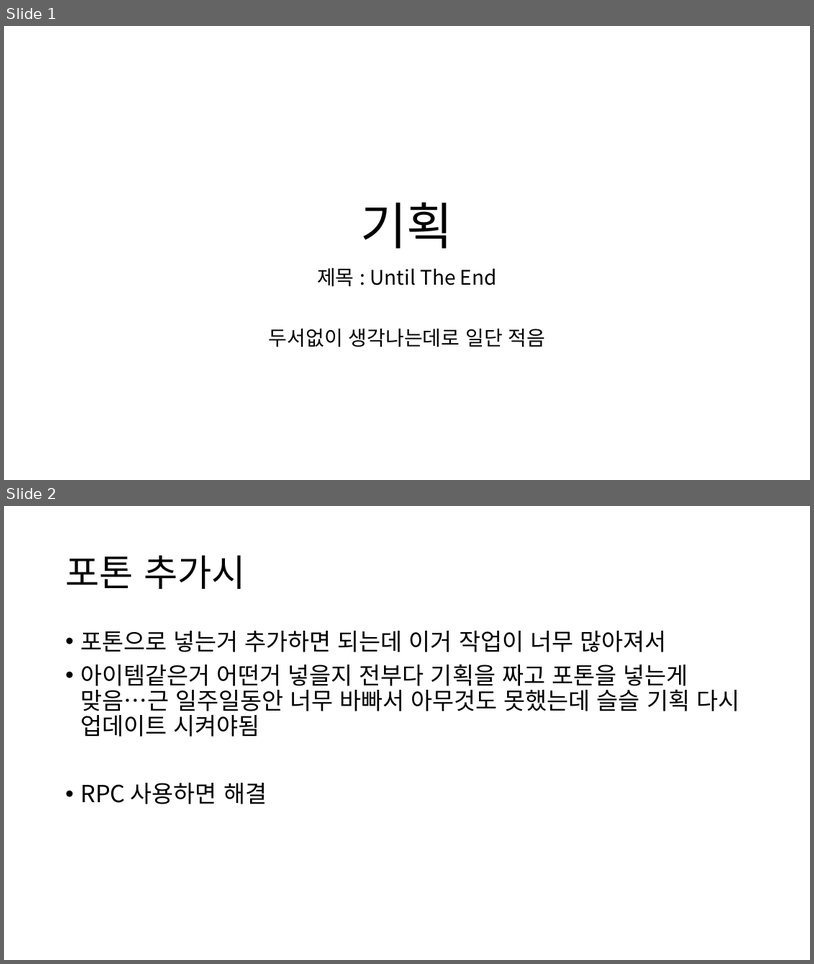
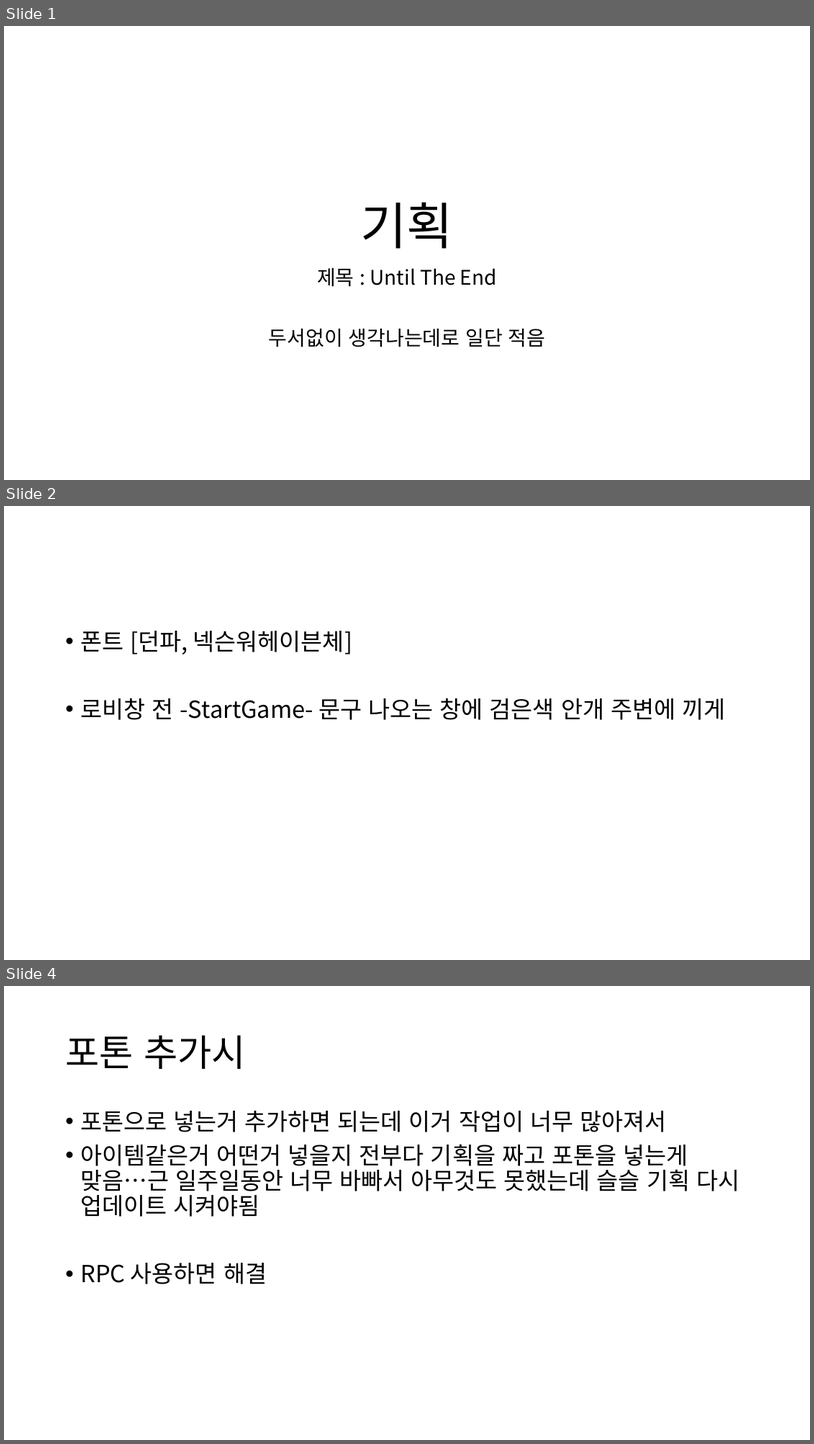
Before and after one commit to ksy642/MyPrototype, a slide deck: Documents/기획서/기획서.pptx. Shown one above the other, each under a label of ours: slides 1 and 2 before the commit, slides 1, 2 and 4 after it; the slides between them are not shown. The pictures are 814x964 and 814x1444 pixels, drawn with LibreOffice and Linux fonts; fonts in the diff are those of the drawing. Boxes give left, top, right and bottom in pixels: in the first picture for what was removed or moved away, otherwise in the second. Text is boxed around its words. In the diff, an @@ line names an element or a change of style, - is before the commit and + after.

```diff
--- a/Documents/기획서/기획서.pptx
+++ b/Documents/기획서/기획서.pptx
@@ slide 2 added at bbox=[4, 506, 810, 960], background #FFFFFF @@
@@ text added at bbox=[80, 631, 725, 720], 28 pt, text #000000 @@
+• 폰트 [던파, 넥슨워헤이븐체]
+• 로비창 전 -StartGame- 문구 나오는 창에 검은색 안개 주변에 끼게
@@ what was slide 2 is now slide 4 @@
```
Also in this commit, not shown: 1 slide changed, 1 other slide added.
